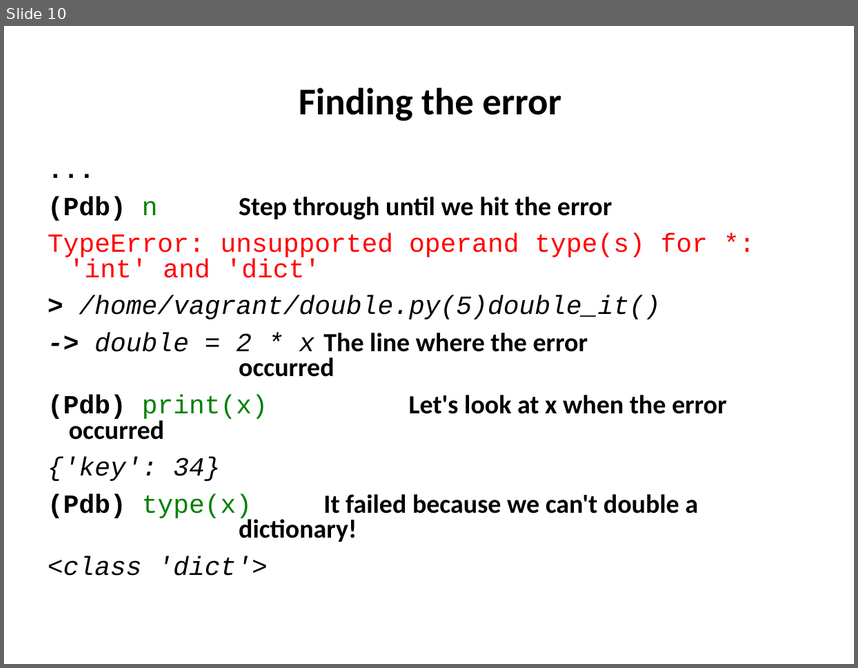
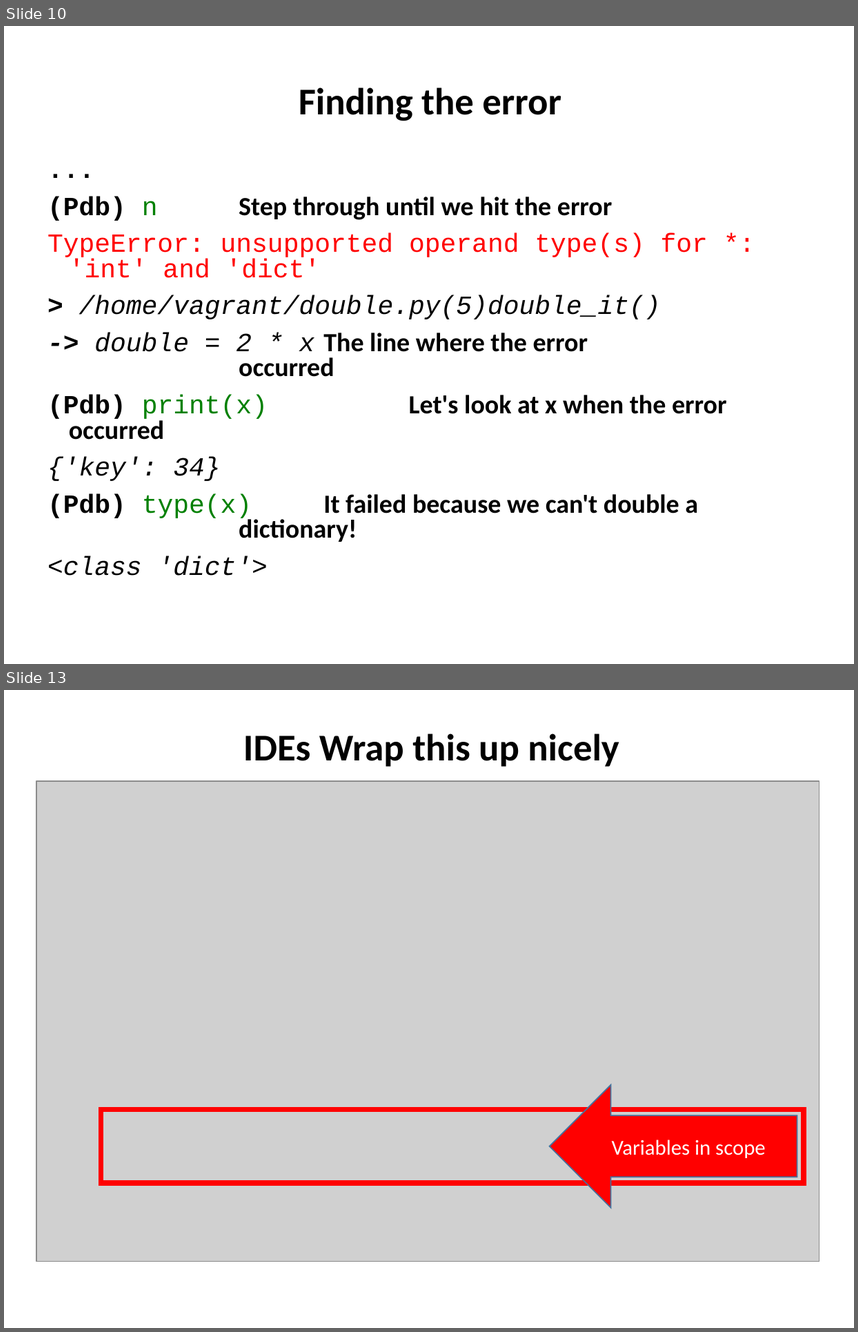
Before and after one commit to ncasuk/ncas-isc, a slide deck: python/presentations/learning_python/21_ceda-log-pdb.pptx. Shown one above the other, each under a label of ours: slide 10 before the commit, slides 10 and 13 after it; the slides between them are not shown. The pictures are 858x668 and 858x1332 pixels, drawn with LibreOffice and Linux fonts; fonts in the diff are those of the drawing; grey boxes stand for pictures; background and template pictures are left out. Boxes give left, top, right and bottom in pixels: in the first picture for what was removed or moved away, otherwise in the second. Text is boxed around its words. In the diff, an @@ line names an element or a change of style, - is before the commit and + after.

Commit message:
modified logging to use __name__ and added a short section about debugging with IDEs

```diff
--- a/python/presentations/learning_python/21_ceda-log-pdb.pptx
+++ b/python/presentations/learning_python/21_ceda-log-pdb.pptx
@@ slide 13 added at [4, 690, 854, 1328], background picture (left out) @@
@@ title added at [243, 733, 619, 767], 32 pt, text #000000, bold @@
+IDEs Wrap this up nicely
@@ picture added at [36, 781, 819, 1261] @@
@@ right arrow added at [550, 1085, 797, 1207], fill #FF0000, outline #43739E 1 pt, 18 pt, text #FFFFFF @@
+Variables in scope
@@ rectangle added at [101, 1109, 804, 1183], outline #FF0000 4.5 pt @@
```
Also in this commit, not shown: 2 slides changed, 3 other slides added, 1 other file.
